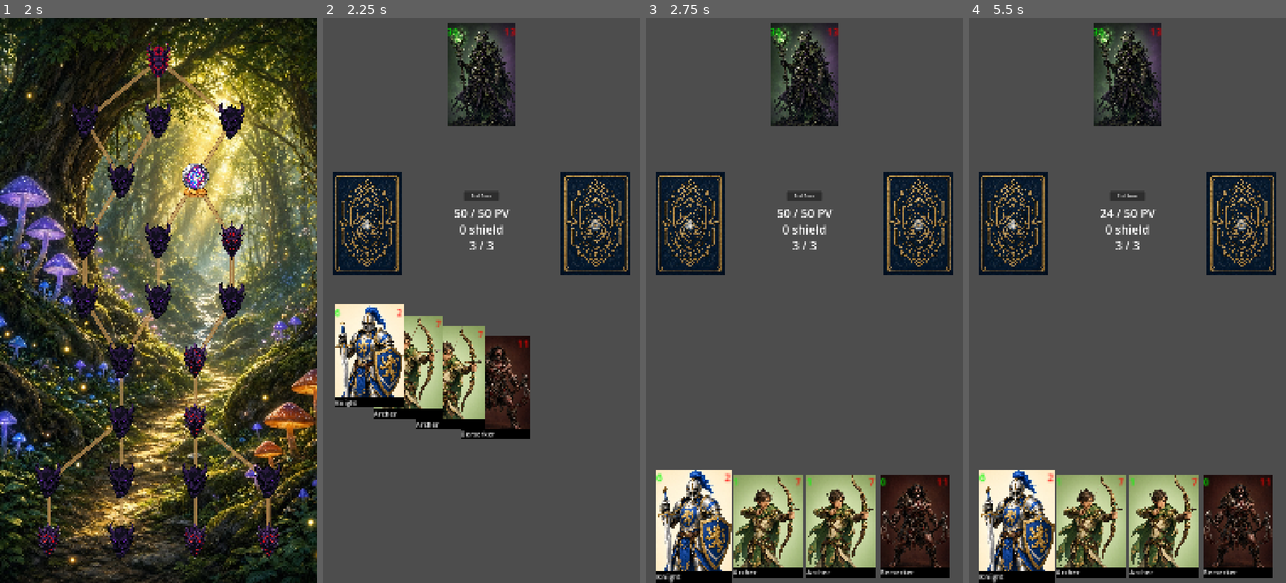
Above: before the commit, frames 1-4 (left to right).
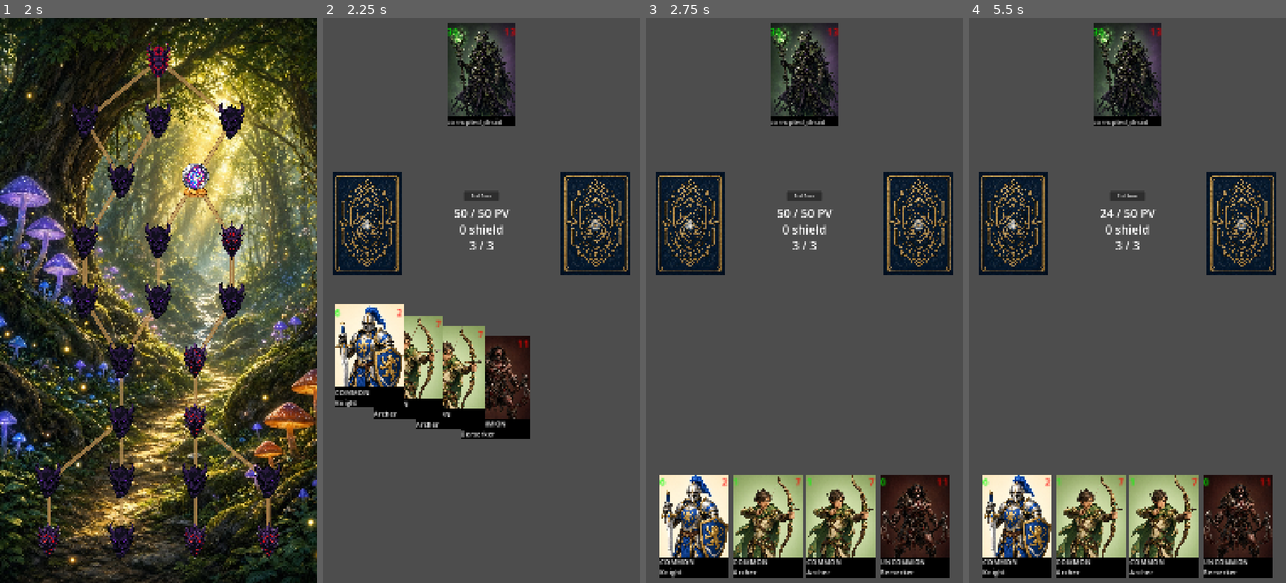
Above: after the commit, the same moments.

Repository: hugocardin/cardinDeckBuildingRoguelike
Game: Godot game, scene res://scenes/home/Home.tscn
Two runs of this game, one before a commit and one after it. Both use one fixed random seed, a clock stepped at 60 frames per second and the inputs below.
Inputs (mouse positions are in pixels of both pictures, inside the frame that each line leads up to):
- Up to frame 1 (2 s): click "Start battle" at 0.5 s; click "Knight" at 1.25 s
- Up to frame 2 (2.25 s): click (370, 537) at 2.02 s
- Up to frame 3 (2.75 s): no input
- Up to frame 4 (5.5 s): click "End Turn" at 2.75 s; tap Enter at 3.5 s; drag from (1238, 526) to (1089, 526) at 3.52 s; click "End turn" at 4.25 s; tap Space at 5 s; drag from (1165, 526) to (1016, 526) at 5.02 s

Frame 1 is identical in both runs. In frame 2, 1.3% of the frame differs, in the area x 3-66%, y 17-73%; in frame 3, 4.5%, in the area x 3-96%, y 17-100%; in frame 4, 4.5%.

Commit message:
- CardDatabase     - Added rarity     - Added 3 new cards player to accumulate : mage, assassin and golem - Card     - Removed hover effect - EnemyCard     - Added name - Shop     - Added feature to select a card within random cards

Diff:
--- a/components/card/Card.gd
+++ b/components/card/Card.gd
@@ -3,7 +3,6 @@
 extends Node2D
 
 var starting_position: Vector2
-var attribut_name: String
 var attribut_attack: int
 var attribut_shield: int
 
@@ -13,6 +12,7 @@
 var shield_text_reference: RichTextLabel
 var card_image_reference: Sprite2D
 var name_reference: RichTextLabel
+var rarity_reference: RichTextLabel
 
 # Called when the node enters the scene tree for the first time.
 func _ready() -> void:
@@ -20,12 +20,7 @@
 	shield_text_reference = $Shield
 	card_image_reference = $CardImage
 	name_reference = $Name
-
-func _on_area_2d_mouse_entered() -> void:
-	EventBus.card_hovered.emit(self)
-
-func _on_area_2d_mouse_exited() -> void:
-	EventBus.card_hovered_off.emit(self)
+	rarity_reference = $Rarity
 
 func setup(card_instance: CardInstance, card_scale: Vector2 = Vector2.ONE) -> void:
 	instance = card_instance
@@ -40,10 +35,10 @@
 	if instance == null:
 		return
 
-	attribut_attack = instance.get_stat("attack")
-	attribut_shield = instance.get_stat("shield")
-	attribut_name = instance.display_name()
+	attribut_attack = instance.get_attack()
+	attribut_shield = instance.get_shield()
 
 	attack_text_reference.text = str(attribut_attack)
 	shield_text_reference.text = str(attribut_shield)
 	name_reference.text = instance.display_name()
+	rarity_reference.text = instance.display_rarity()
--- a/components/card/Card.tscn
+++ b/components/card/Card.tscn
@@ -61,5 +61,14 @@
 fit_content = true
 autowrap_mode = 0
 
-[connection signal="mouse_entered" from="Area2D" to="." method="_on_area_2d_mouse_entered"]
-[connection signal="mouse_exited" from="Area2D" to="." method="_on_area_2d_mouse_exited"]
+[node name="Rarity" type="RichTextLabel" parent="." unique_id=374965623]
+offset_left = -392.00003
+offset_top = 354.0
+offset_right = -235.20004
+offset_bottom = 377.0
+scale = Vector2(5, 5)
+mouse_filter = 2
+theme_override_styles/normal = SubResource("StyleBoxFlat_42x1r")
+text = "Rarity"
+fit_content = true
+autowrap_mode = 0
--- a/components/enemy_card/EnemyCard.gd
+++ b/components/enemy_card/EnemyCard.gd
@@ -8,11 +8,13 @@
 
 var health_reference: RichTextLabel
 var attack_reference: RichTextLabel
+var name_reference: RichTextLabel
 var enemy_card_image_reference: Sprite2D
 
 func _ready() -> void:
 	health_reference = $Health
 	attack_reference = $Attack
+	name_reference = $Name
 	enemy_card_image_reference = $EnemyCardImage
 
 func setup(card_id: String, attributes: Dictionary, card_scale: Vector2 = Vector2.ONE) -> void:
@@ -24,6 +26,7 @@
 
 	health_reference.text = str(attribute_health)
 	attack_reference.text = str(attribute_attack)
+	name_reference.text = card_id
 
 	var image_path: String = "res://assets/enemy_cards/" + card_id + ".jpg"
 	enemy_card_image_reference.texture = load(image_path)
--- a/components/enemy_card/EnemyCard.tscn
+++ b/components/enemy_card/EnemyCard.tscn
@@ -6,7 +6,11 @@
 [sub_resource type="RectangleShape2D" id="RectangleShape2D_yuttk"]
 size = Vector2(784, 1168)
 
+[sub_resource type="StyleBoxFlat" id="StyleBoxFlat_no5o5"]
+bg_color = Color(0, 0, 0, 1)
+
 [node name="EnemyCard" type="Node2D" unique_id=1686933852]
+z_index = -1
 script = ExtResource("1_no5o5")
 
 [node name="EnemyCardImage" type="Sprite2D" parent="." unique_id=546477463]
@@ -40,3 +44,15 @@
 scale = Vector2(7, 7)
 text = "999"
 vertical_alignment = 1
+
+[node name="Name" type="RichTextLabel" parent="." unique_id=1788442520]
+offset_left = -392.0
+offset_top = 469.00003
+offset_right = -235.20001
+offset_bottom = 492.00003
+scale = Vector2(5, 5)
+mouse_filter = 2
+theme_override_styles/normal = SubResource("StyleBoxFlat_no5o5")
+text = "Super Knight"
+fit_content = true
+autowrap_mode = 0
--- a/scenes/battle/CardManager.gd
+++ b/scenes/battle/CardManager.gd
@@ -8,7 +8,6 @@
 var press_position: Vector2
 var is_dragging: bool
 var screen_size: Vector2
-var is_hovering_on_card: bool
 
 var player_hand_reference: PlayerHand
 var discard_reference: Discard
@@ -28,9 +27,6 @@
 	deck_reference = $"../Deck"
 	player_reference = $"../Player"
 	battle_reference = $".."
-
-	EventBus.card_hovered.connect(_on_hovered_card)
-	EventBus.card_hovered_off.connect(_on_hovered_off_card)
 
 	EventBus.mouse_pressed.connect(_on_mouse_pressed)
 	EventBus.mouse_moved.connect(_on_mouse_moved)
@@ -74,7 +70,6 @@
 func finish_drag() -> void:
 	if pressed_item is Card:
 		var enemy_card_found: EnemyCard = Collision.check_for_enemy_card()
-		is_hovering_on_card = false
 
 		if battle_reference.is_player_turn() && player_reference.has_actions() and enemy_card_found:
 			pressed_item.scale = Constants.CARD_SCALE_BIG
@@ -91,27 +86,3 @@
 		else:
 			pressed_item.scale = Constants.CARD_SCALE_DEFAULT
 			player_hand_reference.add_card_to_hand(pressed_item)
-
-
-func _on_hovered_card(card: Card) -> void:
-	if !is_hovering_on_card:
-		highlight_card(card, true)
-		is_hovering_on_card = true
-
-func _on_hovered_off_card(card: Card) -> void:
-	if !is_dragging:
-		highlight_card(card, false)
-
-		var new_hovered_card: Card = Collision.check_for_card()
-		if new_hovered_card:
-			highlight_card(new_hovered_card, true)
-		else:
-			is_hovering_on_card = false
-
-func highlight_card(card: Card, is_hoverred: bool) -> void:
-	if is_hoverred:
-		card.scale = Constants.CARD_SCALE_BIG
-		card.z_index = 2
-	else:
-		card.scale = Constants.CARD_SCALE_DEFAULT
-		card.z_index = 1
--- a/scenes/shop/Shop.gd
+++ b/scenes/shop/Shop.gd
@@ -1,4 +1,42 @@
 extends Node2D
 
-func _on_button_pressed() -> void:
+const SHOP_CARD_COUNT := 3
+
+var card_scene: PackedScene = preload(Constants.CARD_SCENE_PATH)
+var cards_to_add_reference: HBoxContainer
+
+func _ready() -> void:
+	cards_to_add_reference = $CardsToAdd
+
+	_fill_cards_to_add()
+
+func _fill_cards_to_add() -> void:
+	for child: Node in cards_to_add_reference.get_children():
+		child.queue_free()
+
+	var card_ids_pool: Array[String] = CardDatabase.reward_pool_ids()
+
+	for i: int in SHOP_CARD_COUNT:
+		_add_card_choice(CardInstance.new(CardDatabase.draw_reward_id(card_ids_pool,
+																	  Constants.LevelType.SHOP)))
+
+func _add_card_choice(card_instance: CardInstance) -> void:
+	var card_size: Vector2 = Constants.CARD_NATIVE_SIZE * Constants.CARD_SCALE_DEFAULT
+
+	var slot := Button.new()
+	slot.flat = true
+	slot.custom_minimum_size = card_size
+	slot.pressed.connect(_on_card_chosen.bind(card_instance))
+	cards_to_add_reference.add_child(slot)
+
+	var card: Card = card_scene.instantiate()
+	slot.add_child(card)  # add first so Card._ready() grabs its node references
+	card.setup(card_instance, Constants.CARD_SCALE_DEFAULT)
+	card.position = card_size / 2.0  # the card's origin is its center
+
+func _on_card_chosen(card_instance: CardInstance) -> void:
+	GameState.all_player_cards.append(card_instance)
 	SceneManager.go_to_map()
+
+func _on_skip_choose_pressed() -> void:
+	SceneManager.go_to_map()
--- a/scenes/shop/Shop.tscn
+++ b/scenes/shop/Shop.tscn
@@ -5,11 +5,19 @@
 [node name="Shop" type="Node2D" unique_id=1390731555]
 script = ExtResource("1_rktij")
 
-[node name="Button" type="Button" parent="." unique_id=758894966]
-offset_left = 442.0
-offset_top = 622.0
-offset_right = 591.0
-offset_bottom = 653.0
-text = "Finished shopping"
+[node name="CardsToAdd" type="HBoxContainer" parent="." unique_id=156782896]
+offset_left = 76.0
+offset_top = 197.0
+offset_right = 1025.0
+offset_bottom = 586.0
+theme_override_constants/separation = 20
+alignment = 1
 
-[connection signal="pressed" from="Button" to="." method="_on_button_pressed"]
+[node name="SkipChoose" type="Button" parent="." unique_id=950626144]
+offset_left = 455.0
+offset_top = 1149.0
+offset_right = 555.0
+offset_bottom = 1180.0
+text = "Skip choose"
+
+[connection signal="pressed" from="SkipChoose" to="." method="_on_skip_choose_pressed"]
--- a/scripts/CardDatabase.gd
+++ b/scripts/CardDatabase.gd
@@ -3,28 +3,52 @@
 
 const CARDS: Dictionary[String, Dictionary] = {
 	"knight": {
+		"rarity": Constants.CardRarity.COMMON,
 		"attack": 2,
 		"shield": 6,
 		"max_upgrades": 1,
 		"upgrade": { "type": "flat", "shield": 3 }
 	},
 	"archer": {
+		"rarity": Constants.CardRarity.COMMON,
 		"attack": 7,
 		"shield": 1,
 		"max_upgrades": 1,
 		"upgrade": { "type": "flat", "attack": 3 }
 	},
 	"demon": {
+		"rarity": Constants.CardRarity.COMMON,
 		"attack": 9,
 		"shield": 9,
 		"upgrade": { "type": "steps", "list": [{"attack": 10}, {"shield": 10}, {"attack": 10, "shield": 10}] }
 	},
 	"berserker": {
+		"rarity": Constants.CardRarity.UNCOMMON,
 		"attack": 11,
 		"shield": 0,
 		"max_upgrades": Constants.CARD_INFINITE_UPGRADES,
 		"upgrade": {"type": "escalating", "stat": "attack", "start": 1, "step": 1}
-	}
+	},
+	"mage": {
+		"rarity": Constants.CardRarity.LEGENDARY,
+		"attack": 8,
+		"shield": 3,
+		"max_upgrades": 2,
+		"upgrade": { "type": "flat", "attack": 3 }
+	},
+	"assassin": {
+		"rarity": Constants.CardRarity.RARE,
+		"attack": 10,
+		"shield": 0,
+		"upgrade": { "type": "steps", "list": [{"attack": 4}, {"attack": 6, "shield": 2}] }
+	},
+	"golem": {
+		"rarity": Constants.CardRarity.RARE,
+		"attack": 1,
+		"shield": 10,
+		"max_upgrades": Constants.CARD_INFINITE_UPGRADES,
+		"upgrade": { "type": "escalating", "stat": "shield", "start": 2, "step": 1 }
+	},
 }
 
 const ENEMY_CARDS: Dictionary[Constants.LevelType, Dictionary] = {
@@ -75,3 +99,56 @@
 		}
 	}
 }
+
+static func reward_pool_ids() -> Array[String]:
+	var starters: Dictionary[String, bool] = {}
+	for character: Dictionary in CharacterDatabase.CHARACTERS.values():
+		for card_id: String in character["starting_cards"]:
+			starters[card_id] = true
+
+	var result: Array[String] = []
+	for card_id: String in CARDS.keys():
+		if not starters.has(card_id) and not _reached_max_copies(card_id):
+			result.append(card_id)
+	return result
+
+static func _reached_max_copies(card_id: String) -> bool:
+	var max_copies: int = CARDS[card_id].get("max_copies", Constants.CARD_UNLIMITED_COPIES)
+	if max_copies == Constants.CARD_UNLIMITED_COPIES:
+		return false
+	var owned := 0
+	for card: CardInstance in GameState.all_player_cards:
+		if card.card_id == card_id:
+			owned += 1
+	return owned >= max_copies
+
+static func draw_reward_id(pool: Array[String], source: Constants.LevelType) -> String:
+	var weights: Dictionary = Constants.CARD_RARITY_WEIGHTS[source]
+
+	var by_rarity: Dictionary[Constants.CardRarity, Array] = {}
+	for card_id: String in pool:
+		var card_id_rarity: Constants.CardRarity = CARDS[card_id]["rarity"]
+		if weights.get(card_id_rarity, 0) <= 0:
+			continue
+		if not by_rarity.has(card_id_rarity):
+			by_rarity[card_id_rarity] = []
+		by_rarity[card_id_rarity].append(card_id)
+
+	if by_rarity.is_empty():
+		return ""
+
+	var rarity := _roll_rarity(by_rarity.keys(), weights)
+	return by_rarity[rarity].pick_random()
+
+static func _roll_rarity(available: Array, weights: Dictionary) -> Constants.CardRarity:
+	var total := 0
+	for rarity: Constants.CardRarity in available:
+		total += weights[rarity]
+
+	var roll := randi_range(1, total)
+	for rarity: Constants.CardRarity in available:
+		roll -= weights[rarity]
+		if roll <= 0:
+			return rarity
+
+	return available.back()
--- a/scripts/CardInstance.gd
+++ b/scripts/CardInstance.gd
@@ -22,9 +22,19 @@
 func get_stat(stat: String) -> int:
 	return def().get(stat, 0) + CardUpgradeRule.bonus(self, stat)
 
+func get_attack() -> int:
+	return get_stat("attack")
+
+func get_shield() -> int:
+	return get_stat("shield")
+
 func display_name() -> String:
 	var base := card_id.capitalize()
 	return base if upgrade_level == 0 else base + "+" + ("" if upgrade_level == 1 else str(upgrade_level))
 
+func display_rarity() -> String:
+	var rarity: Constants.CardRarity = def()["rarity"]
+	return Constants.CardRarity.find_key(rarity)
+
 func copy() -> CardInstance:
 	return CardInstance.new(card_id, upgrade_level)
--- a/scripts/Constants.gd
+++ b/scripts/Constants.gd
@@ -53,3 +53,22 @@
 	"res://assets/backgrounds/sunny_beach.jpg",
 	"res://assets/backgrounds/underwater_reef.jpg"
 ]
+
+enum CardRarity { COMMON, UNCOMMON, RARE, LEGENDARY }
+
+const CARD_RARITY_WEIGHTS: Dictionary[LevelType, Dictionary] = {
+	LevelType.NORMAL_BATTLE: {
+		CardRarity.COMMON: 60, CardRarity.UNCOMMON: 25, CardRarity.RARE: 12, CardRarity.LEGENDARY: 3,
+	},
+	LevelType.ELITE_BATTLE: {
+		CardRarity.COMMON: 20, CardRarity.UNCOMMON: 40, CardRarity.RARE: 30, CardRarity.LEGENDARY: 10,
+	},
+	LevelType.WORLD_BOSS_BATTLE: {
+		CardRarity.LEGENDARY: 100,
+	},
+	LevelType.SHOP: {
+		CardRarity.COMMON: 60, CardRarity.UNCOMMON: 25, CardRarity.RARE: 12, CardRarity.LEGENDARY: 3
+	}
+}
+
+const CARD_UNLIMITED_COPIES := -1
--- a/scripts/EventBus.gd
+++ b/scripts/EventBus.gd
@@ -3,9 +3,6 @@
 signal mouse_moved
 signal mouse_pressed
 signal mouse_released
-
-signal card_hovered
-signal card_hovered_off
 
 signal left_mouse_button_pressed_on_card(card: Card)
 signal left_mouse_button_pressed_on_deck
Binary file added: assets/cards/assassin.jpg
Not shown, added: assets/cards/assassin.jpg.import
Binary file added: assets/cards/golem.jpg
Not shown, added: assets/cards/golem.jpg.import
Binary file added: assets/cards/mage.jpg
Not shown, added: assets/cards/mage.jpg.import
